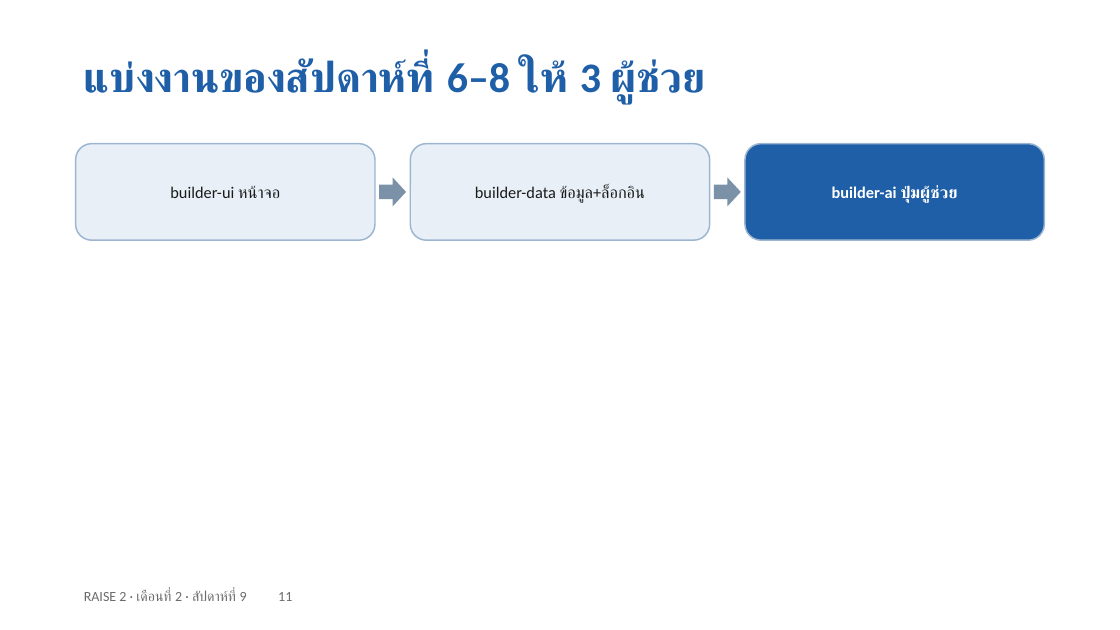
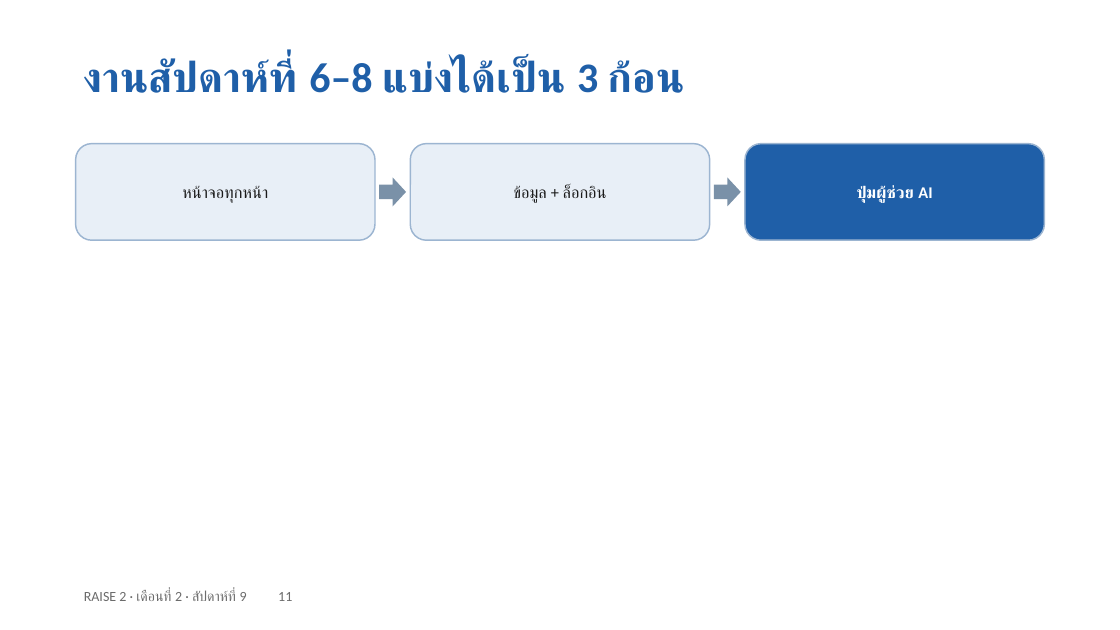
Before and after one commit to cnacha-mfu/raise2-module2, a slide deck: slide 11 of materials/week9/w9-slides.pptx. Drawn at 1120x630 pixels with LibreOffice and Linux fonts; fonts in the diff are those of the drawing. Boxes give left, top, right and bottom in pixels: in the first picture for what was removed or moved away, otherwise in the second. Text is boxed around its words. In the diff, an @@ line names an element or a change of style, - is before the commit and + after.

```diff
--- a/materials/week9/w9-slides.pptx
+++ b/materials/week9/w9-slides.pptx
@@ text at (84, 60, 684, 93): text changed @@
-แบ่งงานของสัปดาห์ที่ 6–8 ให้ 3 ผู้ช่วย
+งานสัปดาห์ที่ 6–8 แบ่งได้เป็น 3 ก้อน
@@ text in rounded rectangle at (182, 186, 268, 203): text changed @@
-builder-ui หน้าจอ
+หน้าจอทุกหน้า
@@ text in rounded rectangle at (513, 186, 607, 203): text changed @@
-builder-data ข้อมูล+ล็อกอิน
+ข้อมูล + ล็อกอิน
@@ text in rounded rectangle at (857, 186, 932, 203): text changed @@
-builder-ai ปุ่มผู้ช่วย
+ปุ่มผู้ช่วย AI
```
Also in this commit, not shown: 2 other slides changed, 1 slide added, 1 slide removed, 5 other files.
